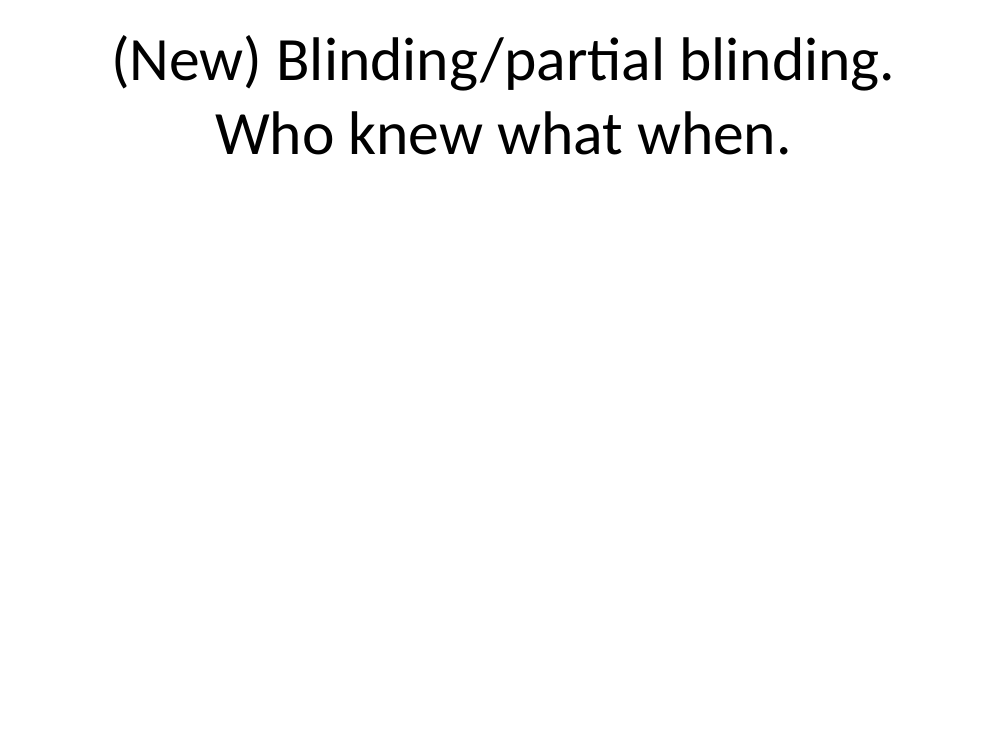
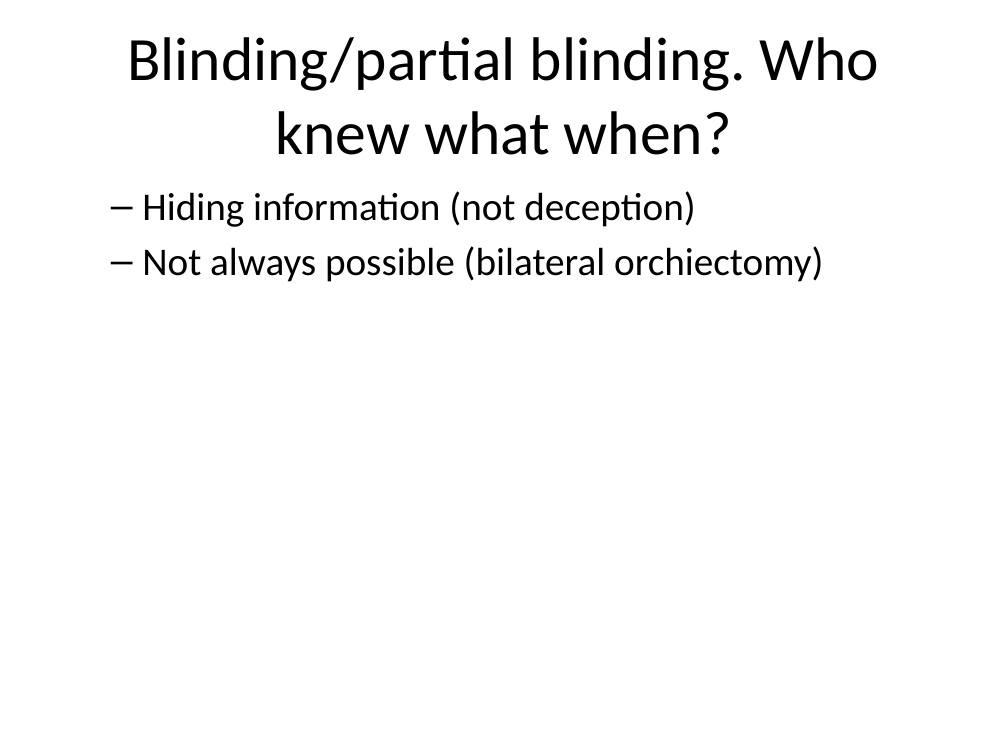
Before and after one commit to classes-medb/5510, a slide deck: slide 13 of src/video-04-randomized-trials.pptx (slide 15 before the commit). Drawn at 1008x756 pixels with LibreOffice and Linux fonts; fonts in the diff are those of the drawing. Boxes give left, top, right and bottom in pixels: in the first picture for what was removed or moved away, otherwise in the second. Text is boxed around its words. In the diff, an @@ line names an element or a change of style, - is before the commit and + after.

```diff
--- a/src/video-04-randomized-trials.pptx
+++ b/src/video-04-randomized-trials.pptx
@@ title at [127,37,880,155]: text changed @@
-(New) Blinding/partial blinding. Who knew what when.
+Blinding/partial blinding. Who knew what when?
@@ text added at [142,191,823,282], 28 pt, text #000000 @@
+  – Hiding information (not deception)
+  – Not always possible (bilateral orchiectomy)
```
Also in this commit, not shown: 8 other slides changed, 10 slides added, 5 slides removed, 5 other files.
